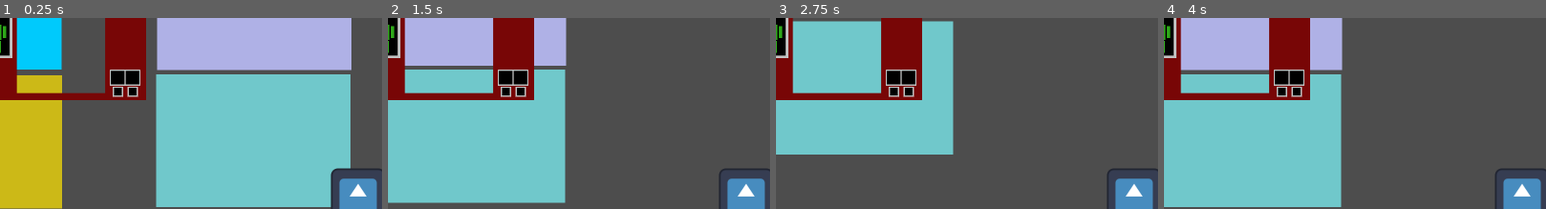
Above: before the commit, frames 1-4 (left to right).
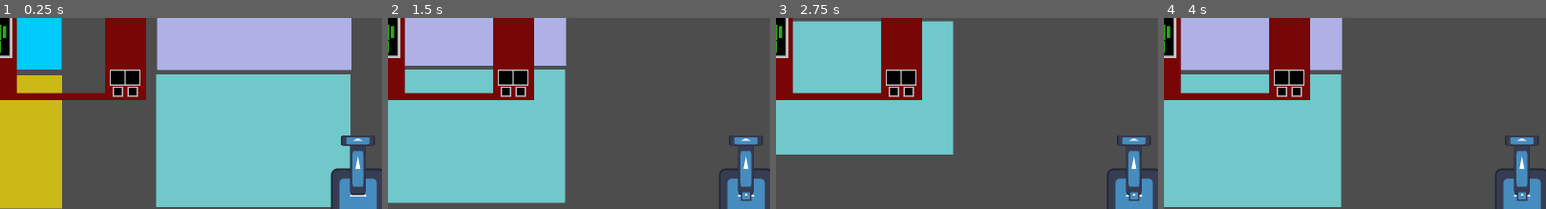
Above: after the commit, the same moments.

Repository: alin-but-real/gamenr1
Game: Godot game, scene res://scenes/main.tscn
The game is run twice, just before and just after one commit, with the same random seed, the same clock (stepped at 60 frames per second) and the same inputs. The engine's default icon, where the game draws it, is replaced by a stand-in: a white triangle on a blue panel in a dark square.
Inputs:
- Up to frame 1 (0.25 s): no input
- Up to frame 2 (1.5 s): tap Enter at 0.5 s; hold E (move_right) 0.53-1.28 s; hold Space (fire_weapon_0, bound only after the commit) 0.53-1.28 s; tap 1 (fire_weapon_1, bound only after the commit) at 0.8, 1.35 s; hold S (move_backward) from 1.28 s (still down)
- Up to frame 3 (2.75 s): tap 2 (fire_weapon_2, bound only after the commit) at 1.55 s; release S (move_backward) at 2.03 s; hold E (move_right) from 2.03 s (still down); hold 2 (fire_weapon_2, bound only after the commit) from 2.03 s (still down); tap Space (fire_weapon_0, bound only after the commit) at 2.3 s
- Up to frame 4 (4 s): tap Space (fire_weapon_0, bound only after the commit) at 2.75, 2.85 s; release E (move_right) at 2.78 s; release 2 (fire_weapon_2, bound only after the commit) at 2.78 s; hold W (move_forward) 2.78-3.53 s; tap 1 (fire_weapon_1, bound only after the commit) at 3.05 s; hold Q (move_left) from 3.53 s (still down); hold 1 (fire_weapon_1, bound only after the commit) from 3.53 s (still down); tap 2 (fire_weapon_2, bound only after the commit) at 3.8 s
The pictures show only the part of the screen within x 3-53%, y 4-54%; the shares and areas given below are measured in that part.

The runs differ from the first frame. In frame 1, 1.2% of the frame differs, in the area x 89-98%, y 61-93%; in frame 2, 1.2%; in frame 3, 1.2%; in frame 4, 1.2%.

Commit message:
weapon work 1, weapon modularity done but no projectiles moving

Diff:
--- a/project.godot
+++ b/project.godot
@@ -53,3 +53,18 @@
 "events": [Object(InputEventKey,"resource_local_to_scene":false,"resource_name":"","device":-1,"window_id":0,"alt_press …(192 unchanged characters)…
 ]
 }
+fire_weapon_0={
+"deadzone": 0.2,
+"events": [Object(InputEventKey,"resource_local_to_scene":false,"resource_name":"","device":-1,"window_id":0,"alt_pressed":false,"shift_pressed":false,"ctrl_pressed":false,"meta_pressed":false,"pressed":false,"keycode":0,"physical_keycode":32,"key_label":0,"unicode":32,"location":0,"echo":false,"script":null)
+]
+}
+fire_weapon_1={
+"deadzone": 0.2,
+"events": [Object(InputEventKey,"resource_local_to_scene":false,"resource_name":"","device":-1,"window_id":0,"alt_pressed":false,"shift_pressed":false,"ctrl_pressed":false,"meta_pressed":false,"pressed":false,"keycode":0,"physical_keycode":49,"key_label":0,"unicode":49,"location":0,"echo":false,"script":null)
+]
+}
+fire_weapon_2={
+"deadzone": 0.2,
+"events": [Object(InputEventKey,"resource_local_to_scene":false,"resource_name":"","device":-1,"window_id":0,"alt_pressed":false,"shift_pressed":false,"ctrl_pressed":false,"meta_pressed":false,"pressed":false,"keycode":0,"physical_keycode":50,"key_label":0,"unicode":50,"location":0,"echo":false,"script":null)
+]
+}
--- a/scenes/player.tscn
+++ b/scenes/player.tscn
@@ -1,7 +1,9 @@
-[gd_scene load_steps=4 format=3 uid="uid://d5sgoyddxibf"]
+[gd_scene load_steps=6 format=3 uid="uid://c30qcrpj0upsy"]
 
 [ext_resource type="Texture2D" uid="uid://drnqlew0gbtmd" path="res://assets/art/icon.svg" id="1_3vyb7"]
 [ext_resource type="Script" uid="uid://da8a01o3oa476" path="res://scripts/player.gd" id="1_g2els"]
+[ext_resource type="Script" uid="uid://blrpbi3jhu3mq" path="res://scripts/player_weapon_slot_0.gd" id="3_dqkch"]
+[ext_resource type="PackedScene" uid="uid://bsrfn6smf85o2" path="res://scenes/weapon-projectile.tscn" id="3_qhqgy"]
 
 [sub_resource type="RectangleShape2D" id="RectangleShape2D_g2els"]
 size = Vector2(121, 119)
@@ -16,3 +18,14 @@
 shape = SubResource("RectangleShape2D_g2els")
 
 [node name="Camera2D" type="Camera2D" parent="."]
+
+[node name="Weapon_slot_0" type="Node2D" parent="."]
+script = ExtResource("3_dqkch")
+
+[node name="Weapon-projectile" parent="Weapon_slot_0" instance=ExtResource("3_qhqgy")]
+
+[node name="Weapon_slot_1" type="Node" parent="."]
+
+[node name="Weapon_slot_2" type="Node" parent="."]
+
+[connection signal="fire_weapon_0" from="." to="Weapon_slot_0" method="_on_player_fire_weapon_0"]
--- /dev/null
+++ b/scenes/projectile.tscn
@@ -0,0 +1,24 @@
+[gd_scene load_steps=4 format=3 uid="uid://cpl82uaqc43f2"]
+
+[ext_resource type="Script" uid="uid://be2nora6vsf7l" path="res://scripts/projectile.gd" id="1_q3m7n"]
+[ext_resource type="Texture2D" uid="uid://drnqlew0gbtmd" path="res://assets/art/icon.svg" id="2_softn"]
+
+[sub_resource type="CircleShape2D" id="CircleShape2D_6q2a6"]
+radius = 17.0
+
+[node name="Projectile" type="Area2D"]
+script = ExtResource("1_q3m7n")
+
+[node name="Sprite2D" type="Sprite2D" parent="."]
+scale = Vector2(0.2, 0.2)
+texture = ExtResource("2_softn")
+
+[node name="CollisionShape2D" type="CollisionShape2D" parent="."]
+shape = SubResource("CircleShape2D_6q2a6")
+
+[node name="Timer" type="Timer" parent="."]
+wait_time = 2.0
+one_shot = true
+autostart = true
+
+[connection signal="timeout" from="Timer" to="." method="_on_timer_timeout"]
--- /dev/null
+++ b/scenes/weapon-projectile.tscn
@@ -0,0 +1,17 @@
+[gd_scene load_steps=3 format=3 uid="uid://bsrfn6smf85o2"]
+
+[ext_resource type="Script" uid="uid://cvkfhidjpwuab" path="res://scripts/weapon_projectile.gd" id="1_01cec"]
+[ext_resource type="Texture2D" uid="uid://drnqlew0gbtmd" path="res://assets/art/icon.svg" id="1_bpeuo"]
+
+[node name="Weapon-projectile" type="Node2D"]
+script = ExtResource("1_01cec")
+
+[node name="Sprite2D" type="Sprite2D" parent="."]
+position = Vector2(-0.500001, -65)
+scale = Vector2(0.289063, 1)
+texture = ExtResource("1_bpeuo")
+
+[node name="Sprite2D2" type="Sprite2D" parent="."]
+position = Vector2(-0.499998, -129.5)
+scale = Vector2(0.617188, 0.195313)
+texture = ExtResource("1_bpeuo")
--- a/scripts/player.gd
+++ b/scripts/player.gd
@@ -27,6 +27,9 @@
 
 var dash_direction
 
+signal fire_weapon_0
+signal fire_weapon_1
+signal fire_weapon_2
 
 
 
@@ -120,3 +123,12 @@
 		current_dash_speed += dash_decceleration
 	else:
 		current_dash_speed -= dash_decceleration
+
+	#WEAPON HANDLING
+
+	if Input.is_action_pressed("fire_weapon_0"):
+		fire_weapon_0.emit()
+	if Input.is_action_pressed("fire_weapon_1"):
+		fire_weapon_1.emit()
+	if Input.is_action_pressed("fire_weapon_2"):
+		fire_weapon_2.emit()
--- /dev/null
+++ b/scripts/player_weapon_slot_0.gd
@@ -0,0 +1,5 @@
+extends Node
+signal fire_weapon
+
+func _on_player_fire_weapon_0() -> void:
+	fire_weapon.emit()
--- /dev/null
+++ b/scripts/projectile.gd
@@ -0,0 +1,5 @@
+extends Area2D
+
+
+func _on_timer_timeout() -> void:
+	queue_free()
--- /dev/null
+++ b/scripts/weapon_projectile.gd
@@ -0,0 +1,10 @@
+extends Node2D
+var projectile = preload("res://scenes/projectile.tscn")
+
+func _ready():
+	var parent = get_parent()
+	parent.fire_weapon.connect(_on_fire_weapon)
+
+func _on_fire_weapon():
+	var instance = projectile.instantiate()
+	add_child(instance)
Not shown: 1 places in scenes/main.tscn that only renumber resources
Not shown, added: scripts/player_weapon_slot_0.gd.uid
Not shown, added: scripts/projectile.gd.uid
Not shown, added: scripts/weapon_projectile.gd.uid
